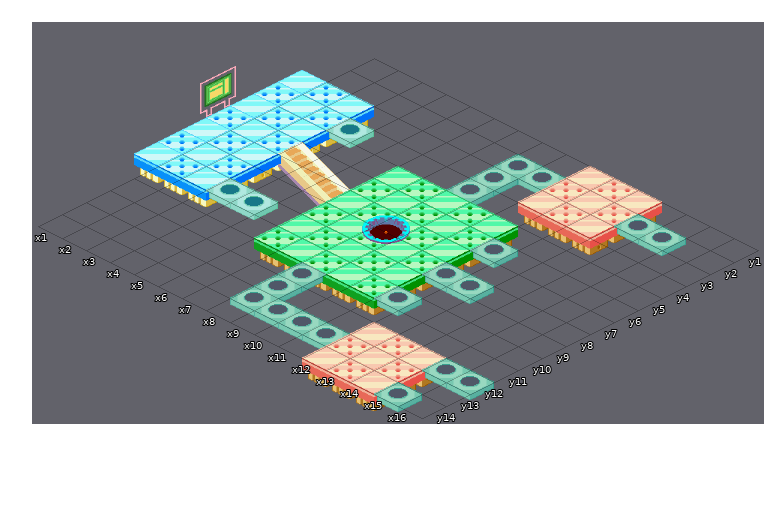
An edit to a level. Tiled map, areas/beachsqr.tmx. Above, as it was before the edit.
Cells are 64x32 px. Isometric: x runs down to the right, y down to the left. Shown: x 1..16, y 1..14. Layer "Tile Layer 3" is drawn 0,-32 px off the grid.
After the commit:
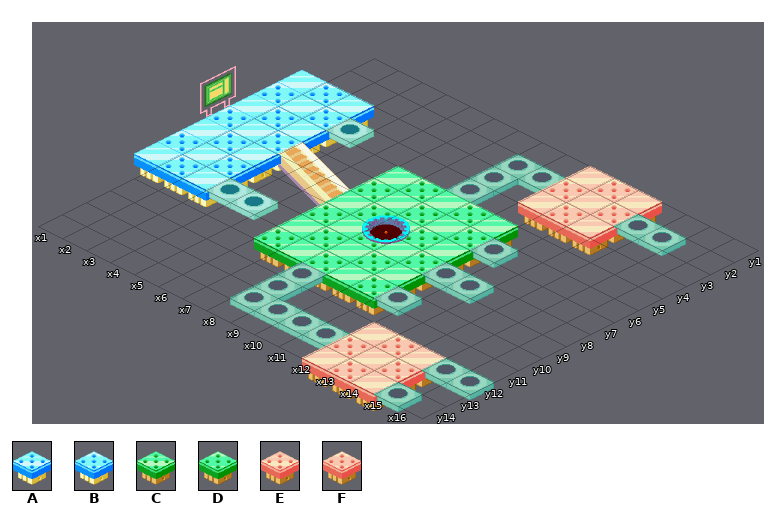
Key: from "BN3 square custom": A 134, B 138, C 155, D 159, E 162, F 166.
_ is an empty cell, . an unchanged one.
Changes in this commit:
--- layer "Floor"
@@ x 10..12 @@
- 1 .E.
- 2 E.E
- 3 .E.
+ 1 .F.
+ 2 F.F
+ 3 .F.
@@ x 6..10 @@
- 5 .C.C.
- 6 C.C.C
- 7 .C.C.
- 8 C.C.C
- 9 .C.C.
-10 C.C.C
+ 5 .D.D.
+ 6 D.D.D
+ 7 .D.D.
+ 8 D.D.D
+ 9 .D.D.
+10 D.D.D
@@ x 12..14 @@
-12 .E.
-13 E.E
-14 .E.
+12 .F.
+13 F.F
+14 .F.
--- layer "Tile Layer 3"
@@ x 1..3 @@
- 4 .A.
- 5 A.A
- 6 .A.
- 7 A.A
- 8 .A.
- 9 A.A
-10 .A.
+ 4 .B.
+ 5 B.B
+ 6 .B.
+ 7 B.B
+ 8 .B.
+ 9 B.B
+10 .B.
Pixel boxes of the changes (left, top, right, bottom) in both pictures:
changed: (159, 83, 493, 378)
changed: (543, 179, 637, 222)
